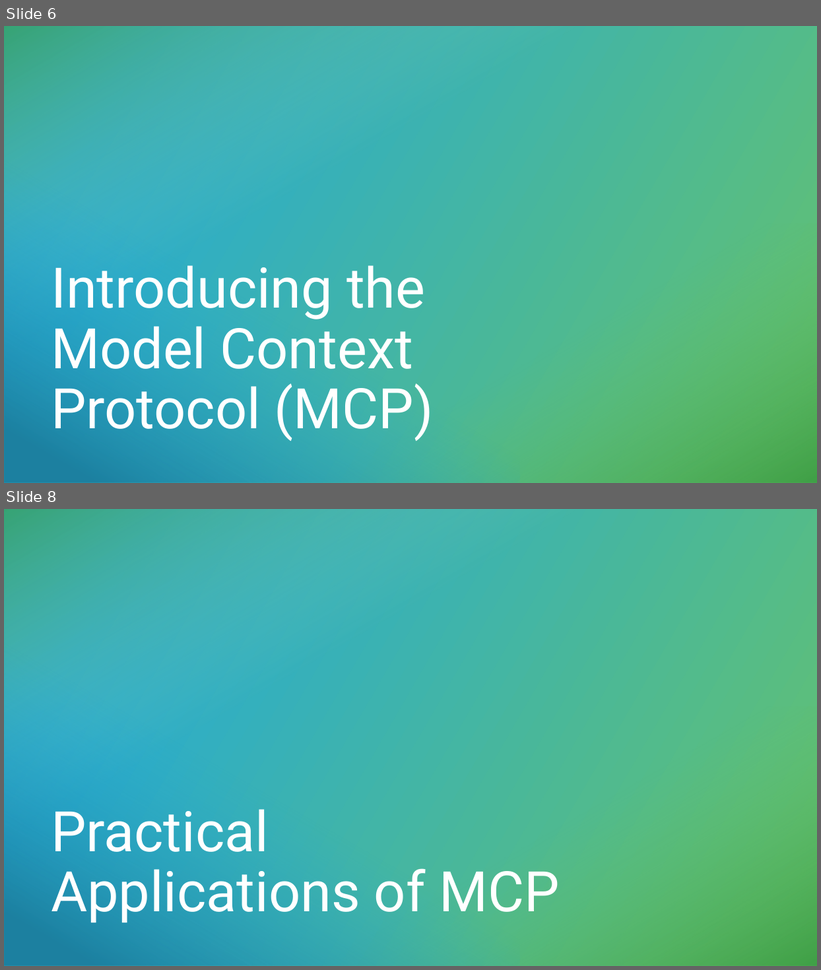
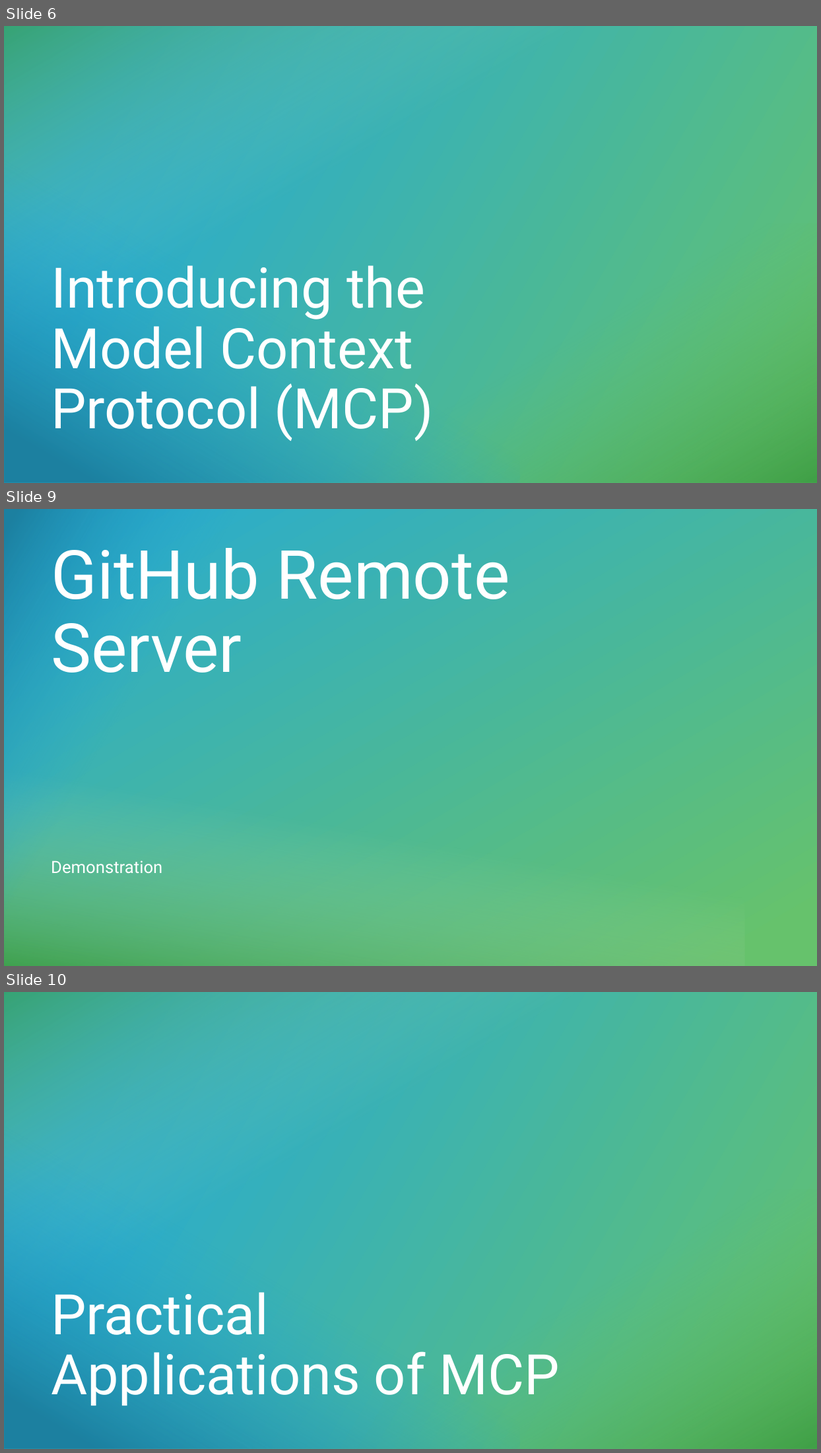
Before and after one commit to trayburn/presentation-mcp, a slide deck: MCP_Servers_Presentation.pptx. Shown one above the other, each under a label of ours: slides 6 and 8 before the commit, slides 6, 9 and 10 after it; the slides between them are not shown. The pictures are 821x970 and 821x1453 pixels, drawn with LibreOffice and Linux fonts; fonts in the diff are those of the drawing. Boxes give left, top, right and bottom in pixels: in the first picture for what was removed or moved away, otherwise in the second. Text is boxed around its words. In the diff, an @@ line names an element or a change of style, - is before the commit and + after.

```diff
--- a/MCP_Servers_Presentation.pptx
+++ b/MCP_Servers_Presentation.pptx
@@ slide 9 added at (4, 509, 817, 966), background #131313; not listed: 1 template element that a slide beside it also shows @@
@@ rectangle added at (4, 509, 817, 966), fill #FFFFFF @@
@@ rectangle added at (4, 509, 817, 966), fill gradient #25AAD5 to #66C26C @@
@@ rectangle added at (4, 509, 376, 966), fill gradient #1C80A0 to #25AAD5 @@
@@ title added at (51, 548, 510, 673), 80 pt, text #FFFFFF @@
+GitHub Remote Server
@@ rectangle added at (4, 588, 745, 966), fill gradient #3F9F46 to #A3DAA7 @@
@@ subtitle added at (51, 861, 162, 873), 20 pt, text #FFFFFF @@
+Demonstration
@@ what was slide 8 is now slide 10 @@
```
Also in this commit, not shown: 1 slide changed, 3 other slides added, 2 other files.
